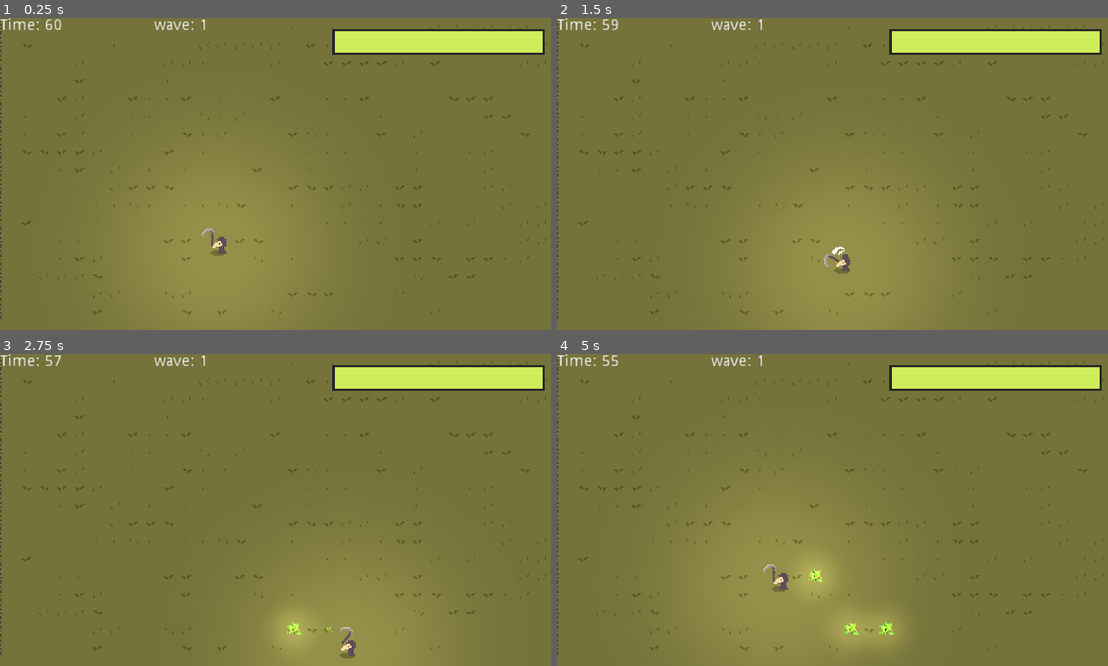
Above: before the commit, frames 1-4 (two rows, left to right).
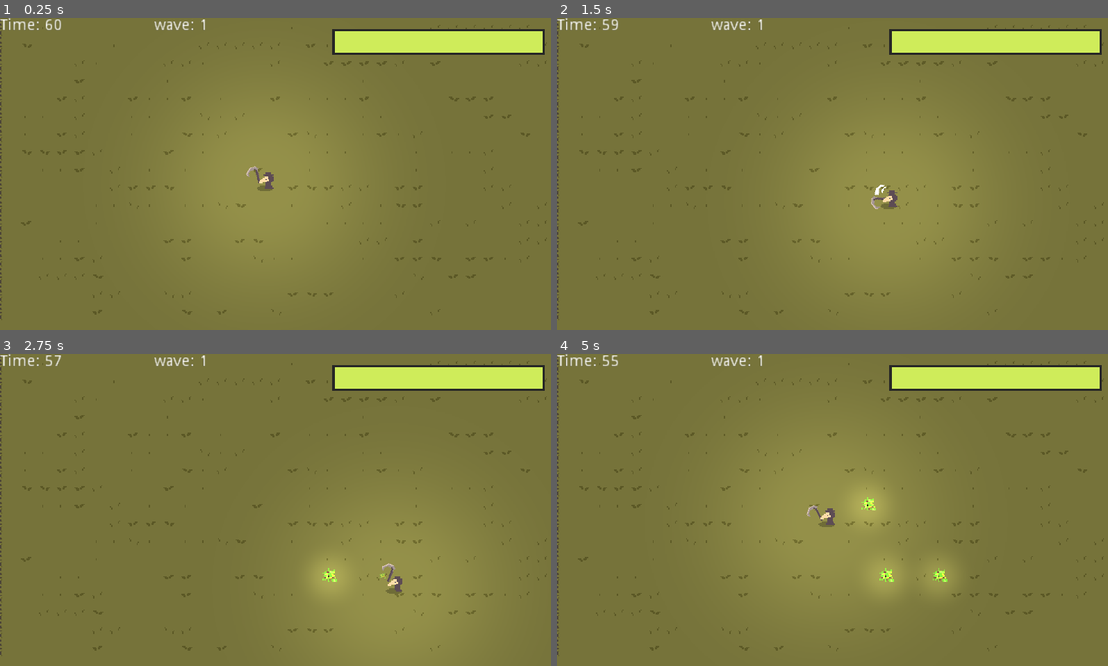
Above: after the commit, the same moments.

Repository: AJ08Coder/LudumDare52
Game: Godot game, scene res://Enviroment/World.tscn
Same seed, same stepped clock (60 frames per second), same inputs: the game is played once before the commit and once after it.
Inputs (mouse positions are in pixels of both pictures, inside the frame that each line leads up to):
- Up to frame 1 (0.25 s): no input
- Up to frame 2 (1.5 s): tap Enter at 0.5 s; move the mouse to (678, 52) at 0.52 s; press the mouse at (678, 52) at 0.53 s; hold D (move_right) 0.53-1.28 s; move the mouse to (722, 189) at 1.27 s; release the mouse at (722, 189) at 1.28 s; hold S (move_down) from 1.28 s (still down); click (722, 189) at 1.35 s
- Up to frame 3 (2.75 s): move the mouse to (336, 441) at 2.02 s; release S (move_down) at 2.03 s; hold D (move_right) from 2.03 s (still down); hold E (plant) from 2.03 s (still down); click (336, 441) at 2.3 s
- Up to frame 4 (5 s): move the mouse to (804, 572) at 2.77 s; release D (move_right) at 2.78 s; release E (plant) at 2.78 s; hold W (move_up) 2.78-3.53 s; click (804, 572) at 2.85 s; move the mouse to (1003, 556) at 3.52 s; press the mouse at (1003, 556) at 3.53 s; hold A (move_left) from 3.53 s (still down); move the mouse to (667, 463) at 4.27 s; release the mouse at (667, 463) at 4.28 s; tap E (plant) at 4.35 s; click (667, 463) at 4.55 s

The runs differ from the first frame. In frame 1, 0.3% of the frame differs, in the area x 36-50%, y 47-77%; in frame 2, 0.3%; in frame 3, 1.6%; in frame 4, 3.8%, in the area x 37-73%, y 39-95%.

Commit message:
new crops

Diff:
--- a/Characters/Player/Player.gd
+++ b/Characters/Player/Player.gd
@@ -39,6 +39,15 @@
 		Global.crop_types.SPEED:
 			speed *= 2
 
+		Global.crop_types.DAMAGE:
+			hit_box.damage *= 2
+
+		Global.crop_types.HEALTH:
+			health += 10
+
+		Global.crop_types.TELEPORT:
+			self.global_position = Global.get_tele_pos()
+
 
 
 
@@ -77,7 +86,6 @@
 		face(1)
 	elif get_global_mouse_position().x < global_position.x:
 		face(-1)
-
 
 
 	if Input.is_action_pressed("plant") and plant_cooldown.is_stopped():
--- a/Enviroment/Global.gd
+++ b/Enviroment/Global.gd
@@ -4,7 +4,16 @@
 
 enum crop_types {
 	SPEED,
-	DAMAGE
+	DAMAGE,
+	HEALTH,
+	TELEPORT
 }
 
 var world_node : Node
+var tele_ref : ReferenceRect
+
+
+func get_tele_pos() -> Vector2:
+	var x = int(tele_ref.rect_position.x) + (randi() % (int(tele_ref.rect_size.x) - int(tele_ref.rect_position.x)))
+	var y = int(tele_ref.rect_position.y) + (randi() % (int(tele_ref.rect_size.y) - int(tele_ref.rect_position.y)))
+	return Vector2(x, y)
--- a/Enviroment/World.gd
+++ b/Enviroment/World.gd
@@ -16,6 +16,7 @@
 
 func _ready() -> void:
 	Global.world_node = self
+	Global.tele_ref = $TeleportReference
 	player.connect("health_changed", self, "player_health_changed")
 
 
--- a/Enviroment/World.tscn
+++ b/Enviroment/World.tscn
@@ -351,7 +351,7 @@
 [node name="YSort" type="YSort" parent="."]
 
 [node name="Player" parent="YSort" groups=["Player"] instance=ExtResource( 1 )]
-position = Vector2( 197, 204 )
+position = Vector2( 239, 146 )
 __meta__ = {
 "_edit_lock_": true
 }
@@ -423,6 +423,12 @@
 value = 100.0
 percent_visible = false
 
+[node name="TeleportReference" type="ReferenceRect" parent="."]
+margin_left = 21.0
+margin_top = 50.0
+margin_right = 477.0
+margin_bottom = 264.0
+
 [connection signal="timeout" from="GameLoop/SpawnEnemies" to="." method="_on_SpawnEnemies_timeout"]
 [connection signal="turned_day_time" from="Cycle" to="." method="_on_Cycle_turned_day_time"]
 [connection signal="turned_night_time" from="Cycle" to="." method="_on_Cycle_turned_night_time"]
